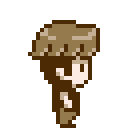
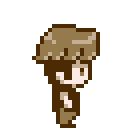
Before/after of a 128 x 128 layered artwork. What changed in the layer stack:
removed layer "ref copy 2" over [28, 20, 100, 84]
showed "Layer 1", painted on it over [28, 20, 100, 84]
